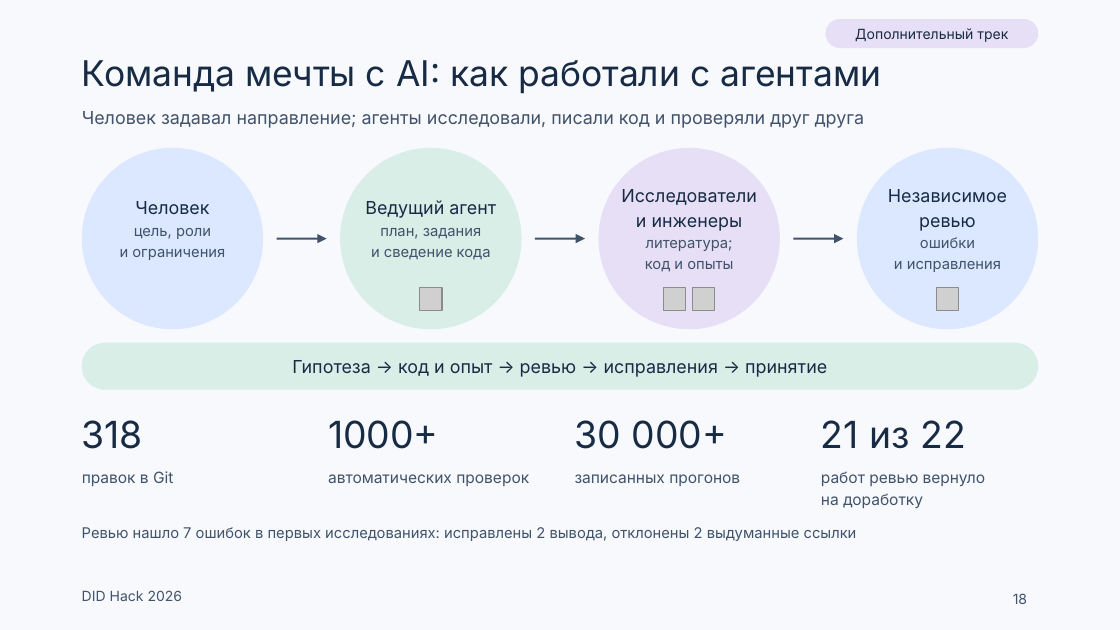
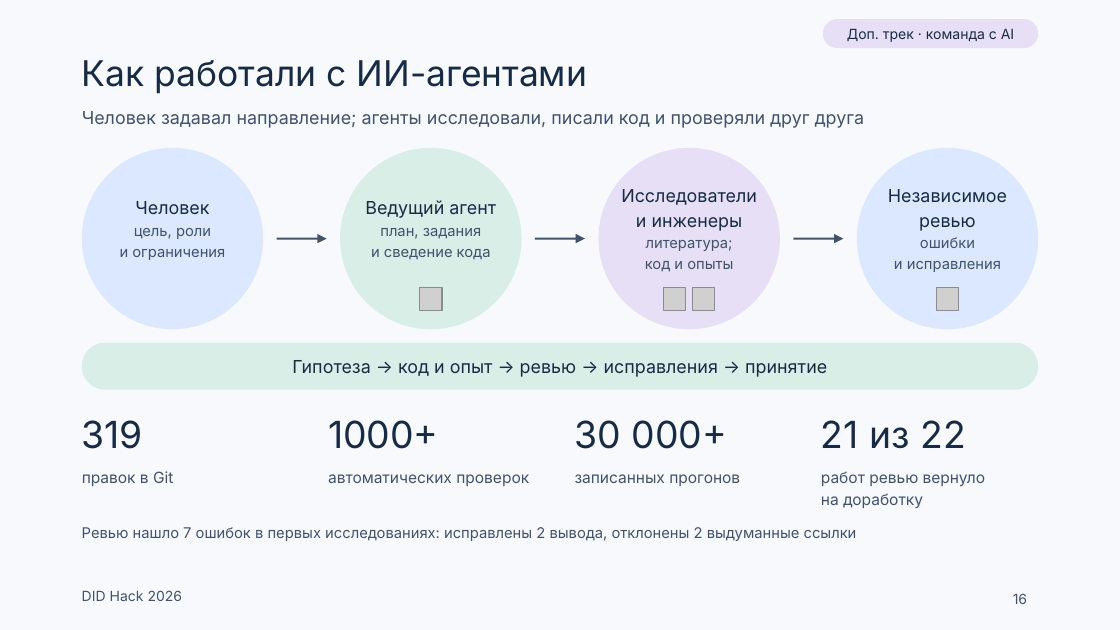
Before and after one commit to Mput13/did-hack, a slide deck: slide 16 of presentation/team/DID_final.pptx (slide 18 before the commit). Drawn at 1120x630 pixels with LibreOffice and Linux fonts; fonts in the diff are those of the drawing; grey boxes stand for pictures. Boxes give left, top, right and bottom in pixels: in the first picture for what was removed or moved away, otherwise in the second. Text is boxed around its words. In the diff, an @@ line names an element or a change of style, - is before the commit and + after.

```diff
--- a/presentation/team/DID_final.pptx
+++ b/presentation/team/DID_final.pptx
@@ text in rounded rectangle at <box>847,28,1014,42</box>: text changed @@
-Дополнительный трек
+Доп. трек · команда с AI
@@ title at <box>82,60,588,94</box>: text changed @@
-Команда мечты с AI: как работали с агентами
+Как работали с ИИ-агентами
@@ text at <box>82,420,143,449</box>: text changed @@
-318
+319
```
Also in this commit, not shown: 6 other slides changed, 1 slide removed, 14 other files.
